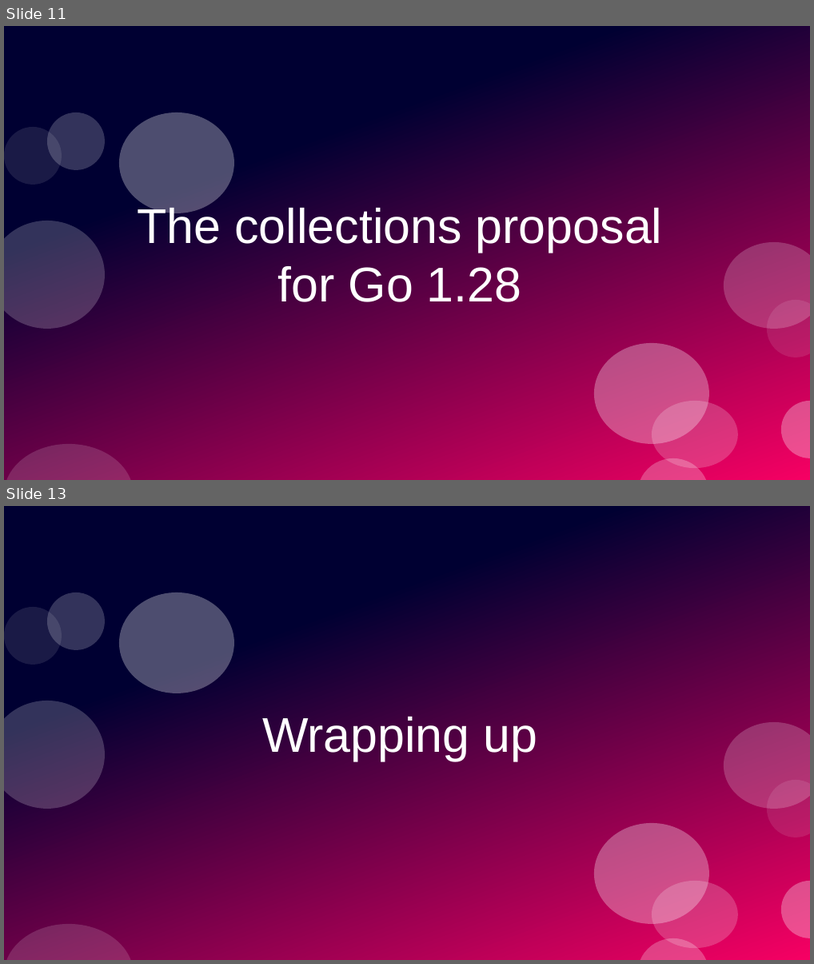
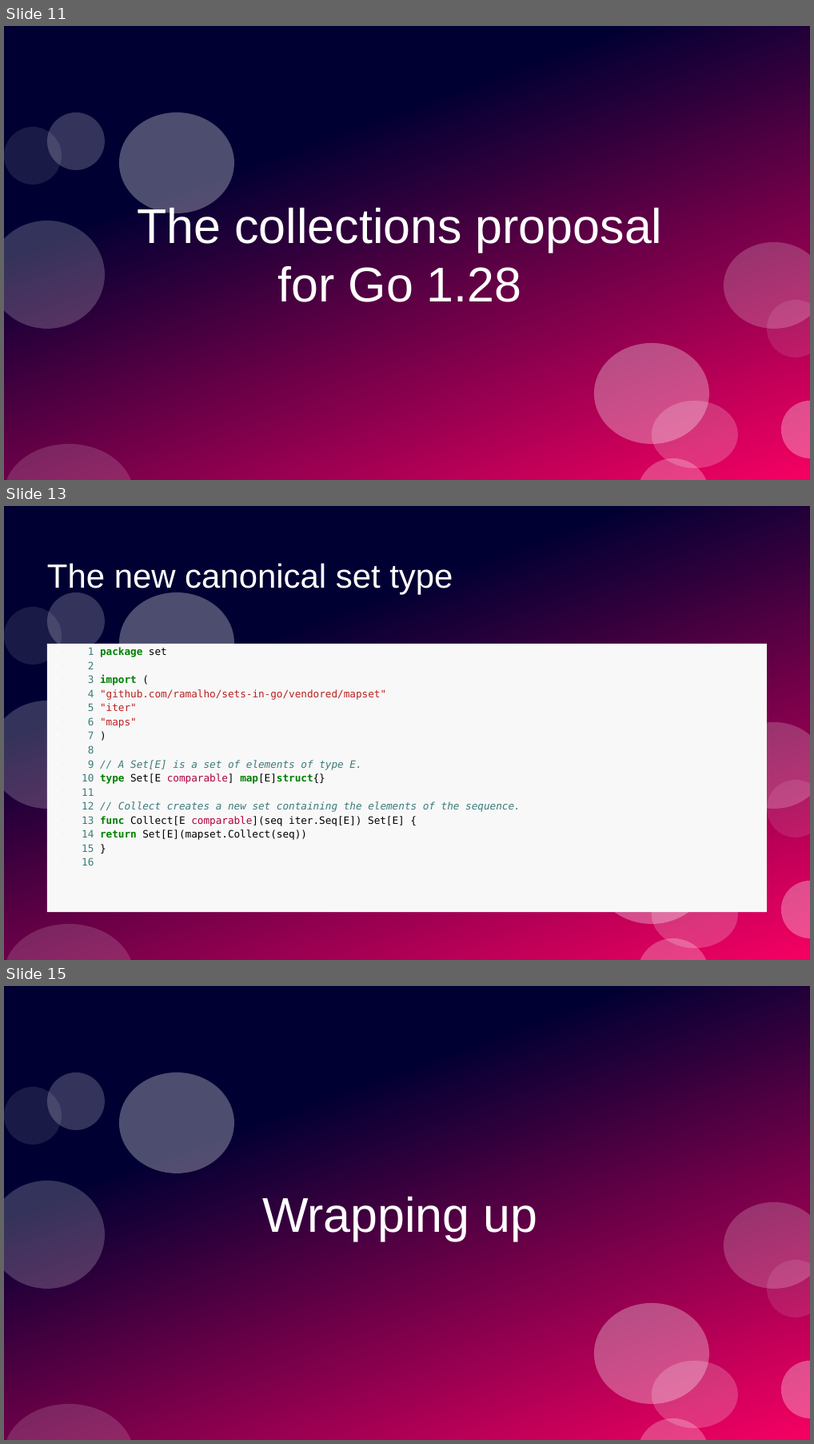
Before and after one commit to ramalho/sets-in-go, a slide deck: sets-in-go.odp. Shown one above the other, each under a label of ours: slides 11 and 13 before the commit, slides 11, 13 and 15 after it; the slides between them are not shown. The pictures are 814x964 and 814x1444 pixels, drawn with LibreOffice and Linux fonts; fonts in the diff are those of the drawing. Boxes give left, top, right and bottom in pixels: in the first picture for what was removed or moved away, otherwise in the second. Text is boxed around its words. In the diff, an @@ line names an element or a change of style, - is before the commit and + after.

```diff
--- a/sets-in-go.odp
+++ b/sets-in-go.odp
@@ slide 13 added at (4,506,810,960), background #FFFFFF; not listed: 12 template elements that a slide beside it also shows @@
@@ title added at (47,563,453,595), 33 pt, text #FFFFFF @@
+The new canonical set type
@@ text added at (47,644,767,912), fill #F8F8F8, 10 pt, text #3D7B7B @@
+● 1 package set
+● 2
+● 3 import (
+● 4 "github.com/ramalho/sets-in-go/vendored/mapset"
+● 5 "iter"
+● 6 "maps"
+● 7 )
+● 8
+● 9 // A Set[E] is a set of elements of type E.
+● 10 type Set[E comparable] map[E]struct{}
+● 11
+● 12 // Collect creates a new set containing the elements of the sequence.
+● 13 func Collect[E comparable](seq iter.Seq[E]) Set[E] {
+● 14 return Set[E](mapset.Collect(seq))
+● 15 }
+● 16
@@ what was slide 13 is now slide 15 @@
```
Also in this commit, not shown: 1 slide changed, 1 other slide added.
